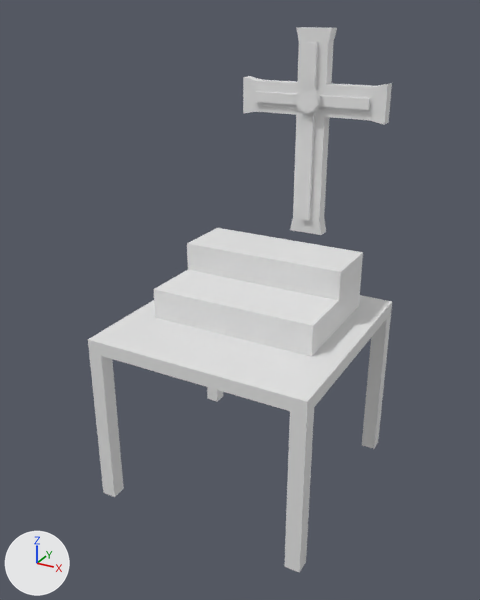
The Blender file assets/Shrine.blend: old version first, new version second.
Both versions are drawn from a 50 mm lens placed at (6.8, -12.82, 7.03), pointed at (-0.26, 0.0, 0.62). Every picture has the same lights, and +X, +Y and +Z are marked at lower left.

Before the edit, the objects in view are built like this:
```python
me_cube = bpy.data.meshes.new('Cube')
me_cube.from_pydata(...)  # 48 vertices, 46 faces; spans x -1.0..1.0, y -1.0..1.0, z -25.7..1.0
me_cube.materials.append(mat_material)  # its picture is missing
me_cube_001 = bpy.data.meshes.new('Cube.001')
me_cube_001.from_pydata(...)  # 16 vertices, 14 faces; spans x -1.0..1.0, y -1.0..2.0, z -1.0..2.75
me_cube_002 = bpy.data.meshes.new('Cube.002')
me_cube_002.from_pydata(...)  # 165 vertices, 161 faces; spans x -5.0..5.0, y -0.31..0.13, z -1.0..1.0
ob_retablo = bpy.data.objects.new('Retablo', me_cube_002)
ob_retablo.location = (0.0, 3.41, 4.01)
ob_retablo.scale = (0.387, 1.29, 2.58)
ob_table = bpy.data.objects.new('Table', me_cube)
ob_table.location = (0.0, 0.0, 0.0)
ob_table.scale = (2.7, 2.7, 0.162)
ob_tier_box = bpy.data.objects.new('Tier Box', me_cube_001)
ob_tier_box.location = (0.0, 0.0, 0.5)
ob_tier_box.scale = (2.05, 1.0, 0.4)
```
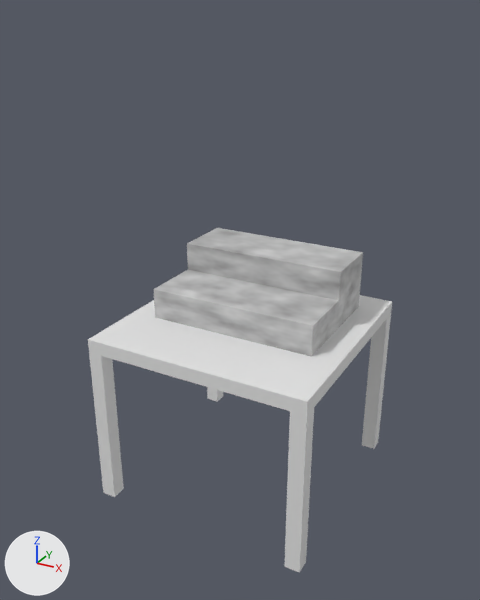
What differs and where, as boxes (x1, y1, x2, y2) in the pictures (480 x 600 px):
```json
{"object": "Tier Box", "change": "recoloured", "before": [153, 228, 363, 357], "after": [153, 228, 363, 357], "on screen": "white to grey"}
{"object": "Retablo", "change": "deleted", "before": [243, 27, 392, 235]}
```

Scene script edits in JSON lines:
```json
{"op": "add", "block": "mat_material_001", "code": ["mat_material_001 = bpy.data.materials.new('Material.001')", "# nodes: BsdfPrincipled, OutputMaterial, TexNoise, ValToRGB", "# colours: black #000000, white #ffffff"]}
{"block": "me_cube_001", "where": "me_cube_001.from_pydata(...)  # 16 vertices, 14 faces; spans x -1.0..1.0, y -1.0..2.0, z -1.0..2.75"}
{"op": "add", "block": "me_cube_001", "code": "me_cube_001.materials.append(mat_material_001)"}
{"op": "remove", "block": "ob_retablo", "code": ["ob_retablo = bpy.data.objects.new('Retablo', me_cube_002)", "ob_retablo.location = (0.0, 3.41, 4.01)", "ob_retablo.scale = (0.387, 1.29, 2.58)"]}
```
